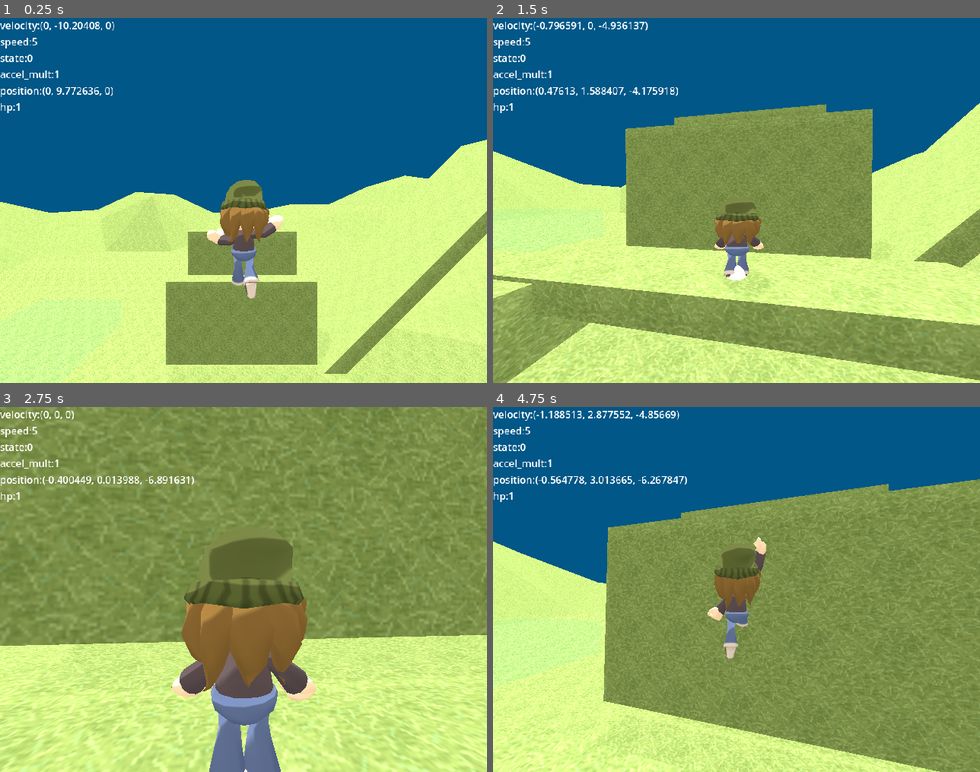
Above: before the commit, frames 1-4 (two rows, left to right).
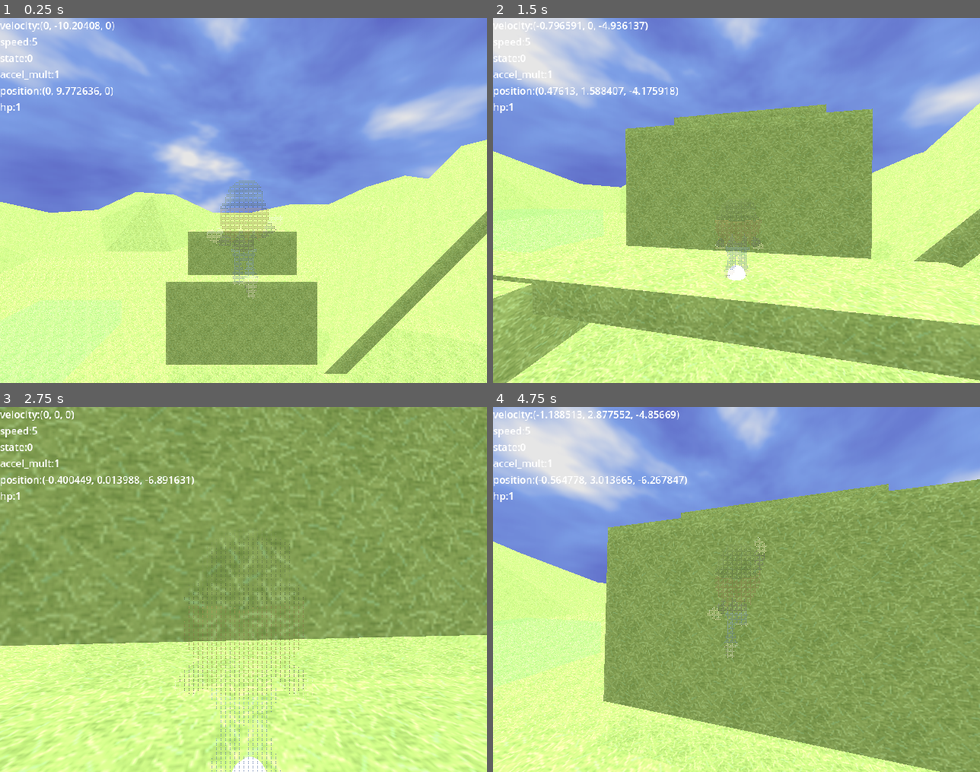
Above: after the commit, the same moments.

Repository: imawormeater/sorakaiquest
Game: Godot game, scene res://scenes/app.tscn
Same seed, same stepped clock (60 frames per second), same inputs: the game is played once before the commit and once after it. Video files are missing from this copy of the repository; at most half a second of black plays in their place.
Inputs (mouse positions are in pixels of both pictures, inside the frame that each line leads up to):
- Up to frame 1 (0.25 s): no input
- Up to frame 2 (1.5 s): move the mouse to (760, 200) at 0.52 s; hold Shift (movement_action) 0.53-1.28 s; hold W (movement_up) from 0.53 s (still down); tap Space (movement_jump) at 0.77 s; move the mouse to (712, 200) at 1.27 s; tap Mouse wheel down (mw_down) at 1.35 s
- Up to frame 3 (2.75 s): keep holding W (movement_up); tap Space (movement_jump) at 1.52 s; move the mouse to (253, 582) at 2.02 s; tap Mouse wheel up (mw_up) at 2.1 s
- Up to frame 4 (4.75 s): keep holding W (movement_up); move the mouse to (731, 596) at 2.77 s; tap Shift (movement_action) at 2.85 s; tap Space (movement_jump) at 3.02, 3.77, 4.52 s; move the mouse to (775, 593) at 3.52 s; tap Mouse wheel down (mw_down) at 3.6 s; move the mouse to (697, 585) at 4.27 s; tap Mouse wheel up (mw_up) at 4.35 s

The runs differ from the first frame. In frame 1, 50% of the frame differs, in the area x 0-100%, y 0-77%; in frame 2, 33%; in frame 3, 12%; in frame 4, 31%.

Commit message:
dithering fade with shader.
this took too fucking long

Diff:
--- a/assets/materials/Material.tres
+++ b/assets/materials/Material.tres
@@ -4,6 +4,9 @@
 
 [resource]
 resource_name = "Material"
+transparency = 3
+alpha_hash_scale = 1.0
+alpha_antialiasing_mode = 0
 cull_mode = 2
 vertex_color_use_as_albedo = true
 albedo_texture = ExtResource("1_kumdy")
--- a/assets/materials/celshaded.gdshader
+++ b/assets/materials/celshaded.gdshader
@@ -6,16 +6,17 @@
 #define USE_SMOOTH_PIXELART 1
 
 #define USE_ALPHA 1
-#define USE_DISABLE_CULL 1
+#define USE_DISABLE_CULL 0
 
 #define USE_SUBSURFACESCATTERING 1
 
+group_uniforms Dithering;
+uniform bool UseFade;
+uniform float MinDistance;
+uniform float MaxDistance;
+
 render_mode
-	#if USE_DISABLE_CULL
-		cull_disabled;
-	#else
-		cull_back;
-	#endif
+	depth_draw_always,cull_back;
 
 group_uniforms Toon;
 uniform float     ToonRampOffset:     hint_range(0.0, 1.0) = 0.5;
@@ -73,6 +74,10 @@
 	}
 #endif
 
+uniform sampler2D ditherpattern;
+uniform int dithersize = 1;
+uniform sampler2D SCREEN_TEXTURE : hint_screen_texture, filter_linear_mipmap;
+
 void fragment() {
 	vec4 textureColor;
 
@@ -86,8 +91,37 @@
 
 	#if USE_ALPHA
 		ALPHA = textureColor.a;
-		ALPHA_SCISSOR_THRESHOLD = 0.5;
+		//ALPHA_HASH_SCALE = 1.0;
 	#endif
+
+	if (UseFade){
+
+		float dist = distance(NODE_POSITION_WORLD, CAMERA_POSITION_WORLD);
+		float input_range = MinDistance-MaxDistance;
+		float gay = -1.0 * ((dist-MinDistance)/input_range);
+
+		//float funworld = clamp(smoothstep(0.0, 1.0,gay),0.0,1.0);
+		float transparency = gay * textureColor.a  * 0.5;
+
+		if(transparency >= 1.0) {
+			ALPHA = 1.0;
+		} else if (transparency <= 0.0){
+			ALPHA = 0.0;
+		} else {
+			ivec2 screen_res = textureSize(SCREEN_TEXTURE, 0);
+			ivec2 dither_res = textureSize(ditherpattern, 0);
+			ivec2 screen_pos = ivec2(SCREEN_UV * vec2(screen_res));
+			int dither_pos = int(floor(transparency * float(dither_res.y)));
+
+			ivec2 ditheruv = ivec2(
+				screen_pos.x % dithersize,
+				dither_pos - (screen_pos.y % dithersize)
+			);
+
+			ALPHA = texelFetch(ditherpattern, ditheruv, 0).r > 0.0 ? 1.0 : 0.0;
+		}
+	}
+
 }
 
 void light() {
--- a/assets/materials/face.tres
+++ b/assets/materials/face.tres
@@ -4,6 +4,9 @@
 
 [resource]
 resource_name = "face"
+transparency = 3
+alpha_hash_scale = 1.0
+alpha_antialiasing_mode = 0
 cull_mode = 2
 vertex_color_use_as_albedo = true
 albedo_texture = ExtResource("1_d0q0s")
--- /dev/null
+++ b/assets/materials/visualshadertest.tres
@@ -0,0 +1,84 @@
+[gd_resource type="VisualShader" load_steps=8 format=3 uid="uid://n0liv7ra6xwv"]
+
+[sub_resource type="VisualShaderNodeInput" id="VisualShaderNodeInput_ilwjn"]
+input_name = "camera_position_world"
+
+[sub_resource type="VisualShaderNodeInput" id="VisualShaderNodeInput_pd7f1"]
+input_name = "node_position_world"
+
+[sub_resource type="VisualShaderNodeInput" id="VisualShaderNodeInput_2pj3i"]
+input_name = "camera_position_world"
+
+[sub_resource type="VisualShaderNodeVectorDistance" id="VisualShaderNodeVectorDistance_pjlwa"]
+
+[sub_resource type="VisualShaderNodeRemap" id="VisualShaderNodeRemap_2qdlu"]
+
+[sub_resource type="VisualShaderNodeFloatParameter" id="VisualShaderNodeFloatParameter_0qire"]
+parameter_name = "MinDistance"
+
+[sub_resource type="VisualShaderNodeFloatParameter" id="VisualShaderNodeFloatParameter_our6g"]
+parameter_name = "MaxDistance"
+
+[resource]
+code = "shader_type spatial;
+render_mode blend_mix, depth_draw_opaque, cull_back, diffuse_lambert, specular_schlick_ggx;
+
+uniform float MinDistance;
+uniform float MaxDistance;
+
+
+
+void fragment() {
+// Input:4
+	vec3 n_out4p0 = NODE_POSITION_WORLD;
+
+
+// Input:5
+	vec3 n_out5p0 = CAMERA_POSITION_WORLD;
+
+
+// Distance:6
+	float n_out6p0 = distance(n_out4p0, n_out5p0);
+
+
+// FloatParameter:8
+	float n_out8p0 = MinDistance;
+
+
+// FloatParameter:9
+	float n_out9p0 = MaxDistance;
+
+
+	float n_out7p0;
+// Remap:7
+	float n_in7p3 = 0.00000;
+	float n_in7p4 = 1.00000;
+	{
+		float __input_range = n_out9p0 - n_out8p0;
+		float __output_range = n_in7p4 - n_in7p3;
+		n_out7p0 = n_in7p3 + __output_range * ((n_out6p0 - n_out8p0) / __input_range);
+	}
+
+
+// Output:0
+	ALPHA_HASH_SCALE = n_out7p0;
+
+
+}
+"
+graph_offset = Vector2(-412.729, 87.6545)
+nodes/fragment/3/node = SubResource("VisualShaderNodeInput_ilwjn")
+nodes/fragment/3/position = Vector2(1120, 600)
+nodes/fragment/4/node = SubResource("VisualShaderNodeInput_pd7f1")
+nodes/fragment/4/position = Vector2(-440, 440)
+nodes/fragment/5/node = SubResource("VisualShaderNodeInput_2pj3i")
+nodes/fragment/5/position = Vector2(-460, 640)
+nodes/fragment/6/node = SubResource("VisualShaderNodeVectorDistance_pjlwa")
+nodes/fragment/6/position = Vector2(-140, 560)
+nodes/fragment/7/node = SubResource("VisualShaderNodeRemap_2qdlu")
+nodes/fragment/7/position = Vector2(160, 680)
+nodes/fragment/8/node = SubResource("VisualShaderNodeFloatParameter_0qire")
+nodes/fragment/8/position = Vector2(-240, 760)
+nodes/fragment/9/node = SubResource("VisualShaderNodeFloatParameter_our6g")
+nodes/fragment/9/position = Vector2(-240, 980)
+nodes/fragment/connections = PackedInt32Array(4, 0, 6, 0, 5, 0, 6, 1, 6, 0, 7, 0, 8, 0, 7, 1, 9, 0, 7, 2, 7, 0, 0, 20)
--- /dev/null
+++ b/assets/ursc/spatial/transparency_dither.gdshader
@@ -0,0 +1,32 @@
+shader_type spatial;
+render_mode depth_draw_opaque, unshaded;
+uniform sampler2D ditherpattern;
+uniform int dithersize = 8;
+uniform float alpha = 0.5;
+uniform sampler2D maintex;
+uniform sampler2D SCREEN_TEXTURE : hint_screen_texture, filter_linear_mipmap;
+
+void fragment() {
+	vec4 color = texture(maintex, UV) * COLOR;
+	ALBEDO = color.rgb;
+
+	float transparency = alpha * color.a;
+
+	if(transparency >= 1.0) {
+		ALPHA = 1.0;
+	} else if (transparency <= 0.0){
+		ALPHA = 0.0;
+	} else {
+		ivec2 screen_res = textureSize(SCREEN_TEXTURE, 0);
+		ivec2 dither_res = textureSize(ditherpattern, 0);
+		ivec2 screen_pos = ivec2(SCREEN_UV * vec2(screen_res));
+		int dither_pos = int(floor(transparency * float(dither_res.y)));
+
+		ivec2 ditheruv = ivec2(
+			screen_pos.x % dithersize,
+			dither_pos - (screen_pos.y % dithersize)
+		);
+
+		ALPHA = texelFetch(ditherpattern, ditheruv, 0).r > 0.0 ? 1.0 : 0.0;
+	}
+}
--- a/assets/ursc/test_env.tres
+++ b/assets/ursc/test_env.tres
@@ -1,20 +1,31 @@
-[gd_resource type="Environment" load_steps=3 format=3 uid="uid://jyc65e1ajlll"]
+[gd_resource type="Environment" load_steps=6 format=3 uid="uid://jyc65e1ajlll"]
 
-[sub_resource type="ProceduralSkyMaterial" id="ProceduralSkyMaterial_fa0ef"]
-sky_top_color = Color(0.546255, 0.41349, 0.367301, 1)
-sky_horizon_color = Color(0.910127, 0.839073, 0.713556, 1)
-ground_horizon_color = Color(0.742795, 0.750589, 0.762896, 1)
+[sub_resource type="Gradient" id="Gradient_bdev1"]
+offsets = PackedFloat32Array(0, 0.608833, 0.839117)
+colors = PackedColorArray(0.36067, 0.380682, 0.819996, 1, 0.541721, 0.690846, 1, 1, 1, 1, 1, 1)
+
+[sub_resource type="FastNoiseLite" id="FastNoiseLite_q14d0"]
+
+[sub_resource type="NoiseTexture2D" id="NoiseTexture2D_sv1r0"]
+generate_mipmaps = false
+seamless = true
+color_ramp = SubResource("Gradient_bdev1")
+noise = SubResource("FastNoiseLite_q14d0")
+
+[sub_resource type="PanoramaSkyMaterial" id="PanoramaSkyMaterial_af0jj"]
+panorama = SubResource("NoiseTexture2D_sv1r0")
 
 [sub_resource type="Sky" id="Sky_j1hyb"]
-sky_material = SubResource("ProceduralSkyMaterial_fa0ef")
+sky_material = SubResource("PanoramaSkyMaterial_af0jj")
 
 [resource]
 resource_local_to_scene = true
-background_mode = 1
+background_mode = 2
 background_color = Color(0.0352941, 0.376471, 0.588235, 1)
 background_energy_multiplier = 0.9
 sky = SubResource("Sky_j1hyb")
-ambient_light_source = 3
+ambient_light_source = 2
+ambient_light_color = Color(0.244776, 0.244776, 0.244776, 1)
 ambient_light_sky_contribution = 0.2
 reflected_light_source = 2
 volumetric_fog_density = 0.0706
--- a/scenes/levels/test_level_2.tscn
+++ b/scenes/levels/test_level_2.tscn
@@ -8,11 +8,21 @@
 [ext_resource type="PackedScene" uid="uid://cmxve7621cy05" path="res://scenes/basicassplatform.tscn" id="4_n473g"]
 [ext_resource type="Environment" uid="uid://jyc65e1ajlll" path="res://assets/ursc/test_env.tres" id="6_1y2uh"]
 [ext_resource type="PackedScene" uid="uid://cabix5vgaakof" path="res://assets/objects/level_switcher.tscn" id="8_b5a3n"]
+[ext_resource type="Shader" uid="uid://n0liv7ra6xwv" path="res://assets/materials/visualshadertest.tres" id="9_tjcxn"]
 
 [sub_resource type="TextMesh" id="TextMesh_o1h36"]
 text = "also i made my teacher play this level he
 couldnt get past the first jumps hes not even that old"
 font_size = 12
+
+[sub_resource type="ShaderMaterial" id="ShaderMaterial_1ueqe"]
+render_priority = 0
+shader = ExtResource("9_tjcxn")
+shader_parameter/MinDistance = null
+shader_parameter/MaxDistance = null
+
+[sub_resource type="SphereMesh" id="SphereMesh_nu6i2"]
+material = SubResource("ShaderMaterial_1ueqe")
 
 [node name="Node3D" type="Node3D" node_paths=PackedStringArray("Logan_Spawn")]
 script = ExtResource("1_geecc")
@@ -151,4 +161,8 @@
 transform = Transform3D(4.76148, 0, 0, 0, 1, 0, 0, 0, 2.83563, -10.0569, 0.221125, 21.2372)
 levelpath = "res://scenes/levels/test_level.tscn"
 
+[node name="MeshInstance3D2" type="MeshInstance3D" parent="."]
+transform = Transform3D(1, 0, 0, 0, 1, 0, 0, 0, 1, 0, 13.5064, -2.50493)
+mesh = SubResource("SphereMesh_nu6i2")
+
 [editable path="plains2"]
--- a/scenes/player_sorakai.tscn
+++ b/scenes/player_sorakai.tscn
@@ -1,9 +1,10 @@
-[gd_scene load_steps=52 format=3 uid="uid://dw40p48fqbsl2"]
+[gd_scene load_steps=53 format=3 uid="uid://dw40p48fqbsl2"]
 
 [ext_resource type="Script" path="res://scripts/player_sorakai.gd" id="1_6cmhp"]
 [ext_resource type="Shader" path="res://assets/materials/celshaded.gdshader" id="3_j3lss"]
 [ext_resource type="PackedScene" uid="uid://cauyp1btx8io" path="res://assets/loganchara.glb" id="3_t2ofv"]
 [ext_resource type="Script" path="res://scripts/get_player_variables_for_fun.gd" id="4_uvf24"]
+[ext_resource type="Texture2D" uid="uid://oq23ffi88t2f" path="res://assets/images/ExampleDitherRamp.png" id="5_jcomn"]
 [ext_resource type="Texture2D" uid="uid://bhywkec3n6plo" path="res://assets/loganchara_LoganTex.png" id="5_pobn2"]
 [ext_resource type="Texture2D" uid="uid://8ggihh27mlrr" path="res://assets/images/blob_shadow.png" id="6_b517e"]
 [ext_resource type="Texture2D" uid="uid://bntjxa37b77sc" path="res://assets/loganchara_loganface1.png" id="6_ya3t1"]
@@ -29,6 +30,9 @@
 [sub_resource type="ShaderMaterial" id="ShaderMaterial_p41kx"]
 render_priority = 0
 shader = ExtResource("3_j3lss")
+shader_parameter/UseFade = null
+shader_parameter/MinDistance = null
+shader_parameter/MaxDistance = null
 shader_parameter/ToonRampOffset = 0.672
 shader_parameter/ToonRampSmoothness = 0.129
 shader_parameter/ToonRampTinting = Color(0.821789, 0.821789, 0.821789, 1)
@@ -41,6 +45,7 @@
 shader_parameter/SubSurfBrightness = 3.0
 shader_parameter/SubSurfCutoff = 0.5
 shader_parameter/SubSurfSmoothness = 0.05
+shader_parameter/dithersize = 8
 
 [sub_resource type="Curve" id="Curve_j27lv"]
 max_value = 13.66
@@ -69,6 +74,9 @@
 [sub_resource type="ShaderMaterial" id="ShaderMaterial_ouxd8"]
 render_priority = 0
 shader = ExtResource("3_j3lss")
+shader_parameter/UseFade = true
+shader_parameter/MinDistance = 0.2
+shader_parameter/MaxDistance = 6.0
 shader_parameter/ToonRampOffset = 0.523
 shader_parameter/ToonRampSmoothness = 0.219
 shader_parameter/ToonRampTinting = Color(0.821788, 0.821789, 0.821789, 1)
@@ -81,11 +89,16 @@
 shader_parameter/SubSurfBrightness = 0.0
 shader_parameter/SubSurfCutoff = 0.0
 shader_parameter/SubSurfSmoothness = 0.0
+shader_parameter/dithersize = 6
 shader_parameter/Texture = ExtResource("5_pobn2")
+shader_parameter/ditherpattern = ExtResource("5_jcomn")
 
 [sub_resource type="ShaderMaterial" id="ShaderMaterial_2nnn4"]
 render_priority = 0
 shader = ExtResource("3_j3lss")
+shader_parameter/UseFade = true
+shader_parameter/MinDistance = 0.2
+shader_parameter/MaxDistance = 6.0
 shader_parameter/ToonRampOffset = 0.523
 shader_parameter/ToonRampSmoothness = 0.219
 shader_parameter/ToonRampTinting = Color(0.838897, 0.838897, 0.838897, 1)
@@ -98,7 +111,9 @@
 shader_parameter/SubSurfBrightness = 0.0
 shader_parameter/SubSurfCutoff = 0.0
 shader_parameter/SubSurfSmoothness = 0.0
+shader_parameter/dithersize = 6
 shader_parameter/Texture = ExtResource("6_ya3t1")
+shader_parameter/ditherpattern = ExtResource("5_jcomn")
 
 [sub_resource type="AnimationNodeAnimation" id="AnimationNodeAnimation_ra5mc"]
 animation = &"Fall"
@@ -344,6 +359,7 @@
 bones/18/scale = Vector3(1, 1, 1)
 
 [node name="logan" parent="Visual/loganchara/Armature/Skeleton3D" index="0"]
+transform = Transform3D(1, 0, -1.86265e-09, 0, 1, 0, 1.86265e-09, 0, 1, 0, 0, 0)
 surface_material_override/0 = SubResource("ShaderMaterial_ouxd8")
 surface_material_override/1 = SubResource("ShaderMaterial_2nnn4")
 
Binary file added: assets/images/ExampleDitherRamp.png
Not shown, added: assets/images/ExampleDitherRamp.png.import
Not shown: 1 places in assets/objects/level_switcher.tscn that only renumber resources
Not shown: 1 places in scenes/levels/test_level_2.tscn that only renumber resources
